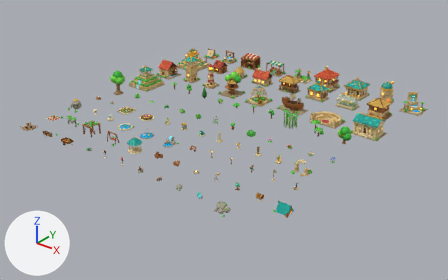
Renders of the Blender file games/relic-rush/art/building-catalogue/relic_rush_buildings.blend from each side of a commit.
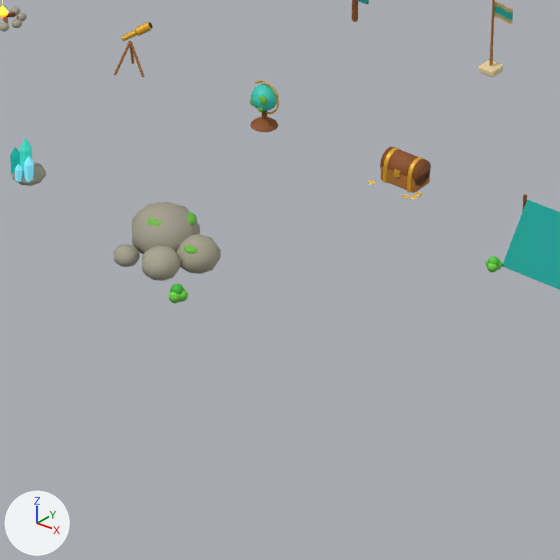
The first picture shows the older version from a camera (50 mm lens) standing at (68.2, -81.6, 34.6) and looking at (20.7, -22.1, -2.3). The close-ups show the older and then the newer version on the part from 44% to 63% of the width and 61% to 92% of the height of that picture. Only the edits that show in the close-ups are written down. Lighting does not change. The marker at lower left points along +X, +Y and +Z.

Objects in the first close-up: 'chest.matte', 'chest.wood', 'crystal.water', 'mossy_rocks.matte', 'supply_tent.cloth' and 18 more.
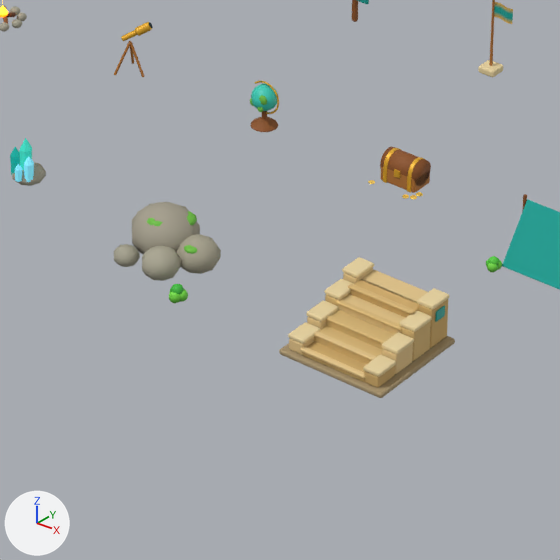
What differs and where, as boxes [x1, y1, x2, y2] in the close-ups (560 x 560 px):
'quay_steps.stone', added (brown)
    after: [288, 257, 449, 388]
'quay_steps.slab', added (brown)
    after: [279, 336, 455, 398]
'quay_steps.glaze', added
    after: [435, 306, 445, 322]

What changed in the scene script:
```text
Add me_quay_steps_glaze:
    me_quay_steps_glaze.from_pydata(...)  # a box spanning x 0.878..0.902, y 0.58..0.82, z 0.57..0.76
    me_quay_steps_glaze.polygons.foreach_set('use_smooth', [True] * 6)
    me_quay_steps_glaze.materials.append(mat_rr_glaze)
Add me_quay_steps_stone:
    me_quay_steps_stone.from_pydata(...)  # 216 vertices, 162 faces; spans x -0.89..0.89, y -0.94..0.99, z 0.1..0.9
    me_quay_steps_stone.polygons.foreach_set('use_smooth', [True] * 162)
    me_quay_steps_stone.materials.append(mat_rr_stone)
Add ob_quay_steps_glaze:
    ob_quay_steps_glaze = bpy.data.objects.new('quay_steps.glaze', me_quay_steps_glaze)
    ob_quay_steps_glaze.parent = ob_quay_steps_pivot
    ob_quay_steps_glaze.location = (0.0, 0.0, 0.0)
    _m = ob_quay_steps_glaze.modifiers.new('bevel', 'BEVEL')
    _m.width = 0.028
    _m.width_pct = 0.028
    _m.segments = 2
    _m.angle_limit = 0.698
    _m.harden_normals = True
Add ob_quay_steps_pivot:
    ob_quay_steps_pivot = bpy.data.objects.new('quay_steps.pivot', None)
    ob_quay_steps_pivot.location = (38.0, -39.0, 0.0)
Add ob_quay_steps_stone:
    ob_quay_steps_stone = bpy.data.objects.new('quay_steps.stone', me_quay_steps_stone)
    ob_quay_steps_stone.parent = ob_quay_steps_pivot
    ob_quay_steps_stone.location = (0.0, 0.0, 0.0)
    _m = ob_quay_steps_stone.modifiers.new('bevel', 'BEVEL')
    _m.width = 0.04
    _m.width_pct = 0.04
    _m.segments = 3
    _m.angle_limit = 0.698
    _m.harden_normals = True
Add ob_quay_steps_slab:
    ob_quay_steps_slab = bpy.data.objects.new('quay_steps.slab', me_lighthouse_slab.copy())  # the mesh of ob_lighthouse_slab
    ob_quay_steps_slab.parent = ob_quay_steps_pivot
    ob_quay_steps_slab.location = (0.0, 0.0, 0.0)
    _m = ob_quay_steps_slab.modifiers.new('bevel', 'BEVEL')
    _m.width = 0.04
    _m.width_pct = 0.04
    _m.segments = 3
    _m.angle_limit = 0.698
    _m.harden_normals = True
```
